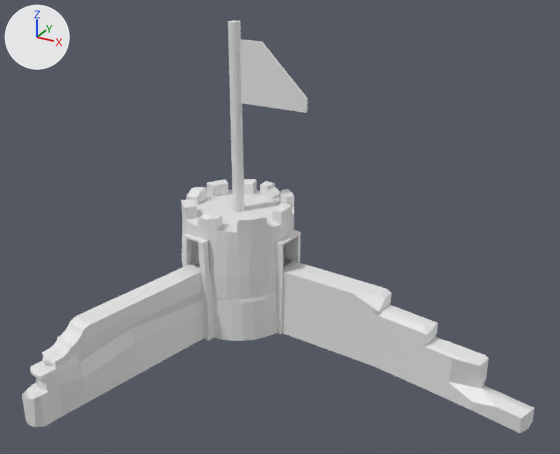
Before and after pictures for a commit that changed the Blender file brokentower.blend.
Camera for both pictures: a 50 mm lens placed at (73.9, -114.9, 78.3), pointed at (20.8, -18.5, 30.1). Lighting does not change. The marker at upper left points along +X, +Y and +Z. Materials are left out; every surface is plain grey.
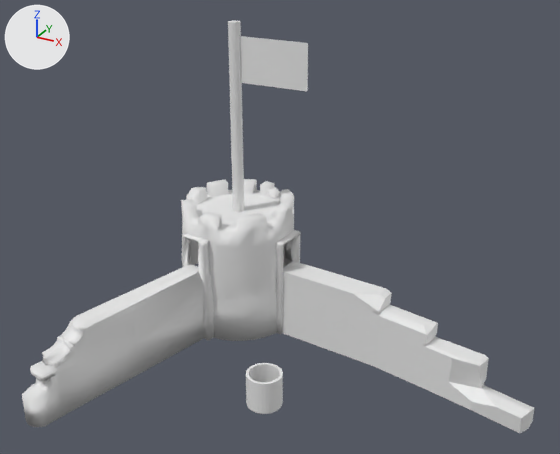
The change in detail:
me_cylinder is used by ob_cylinder; location (1.3, 0.6, 4.0); scale (10.6, 10.6, 4.09).
me_cylinder had 916 vertices, 822 faces and spanned x -1.17..5.55, y -4.37..1.01, z -1.12..5.03.
me_cylinder now has 1019 vertices, 887 faces and spans x -1.17..5.55, y -4.37..1.01, z -1.12..5.03.
Part 2, on me_cylinder:
2 vertices are removed from x -0.65..-0.55, y -3.43..-2.49, z 1.09..2.21.
17 faces are deleted.
12 vertices move from x -0.86..-0.1, y -3.6..-1.08, z 0.43..2.41 to x -0.85..-0.1, y -3.6..-1.08, z 0.46..2.41.
18 vertices are added at x -0.99..-0.05, y -3.36..-1.1, z -1.1..2.41.
26 new faces join them.
me_cylinder part 3: the surface is now shaded smooth.
me_cylinder_002 is used by ob_cylinder_001; location (1.3, 0.6, 4.0); scale (10.6, 10.6, 4.09).
me_cylinder_002 had 87 vertices, 56 faces and spanned x 1.03..5.55, y -1.05..0.18, z -1.1..2.3.
me_cylinder_002 now has 320 vertices, 290 faces and spans x -1.0..1.0, y -1.0..1.0, z -1.0..1.0.
me_cylinder_002 part 1: 87 vertices removed from x 1.03..5.55, y -1.05..0.18, z -1.1..2.3; 320 vertices added at x -1.0..1.0, y -1.0..1.0, z -1.0..1.0.
Mesh me_plane_001 is new.
It has 529 vertices, 484 faces and spans x -4.6..-2.6, y -0.56..1.44, z 0.94.
Object 'Cylinder.001' (ob_cylinder_001) moves from (1.3, 0.6, 4.0) to (21.1, -24.2, 3.8).
Object 'Cylinder.001' (ob_cylinder_001) is rescaled from (10.6, 10.6, 4.09) to (2.98, 2.98, 2.98).
Object 'Cylinder.003' (ob_cylinder_003) is deleted.
Object 'Plane' (ob_plane) is new; it shows me_plane_001.
Its location is (32.9, 6.6, 49.0).
Its rotation in degrees is (90, 0, 0).
Its scale is (6.6, 4.04, 6.6).
It gains a SUBSURF modifier named 'Subdivision'.
Modifier setting: subdivision_type = 'SIMPLE'.

Boxes (x1, y1, x2, y2) around the edits, measured in the pictures (560 x 454 px):
'Cylinder', reshaped: before (22, 179, 386, 427); after (22, 179, 534, 433)
'Cylinder.001', reshaped, moved, rescaled (85% narrower, 68% shorter): before (282, 272, 534, 433); after (246, 363, 283, 414)
'Cylinder.003', deleted: before (239, 39, 308, 113)
'Plane', added: after (240, 36, 308, 91)
part 2 of me_cylinder, built on: (55, 245, 209, 405) in both
